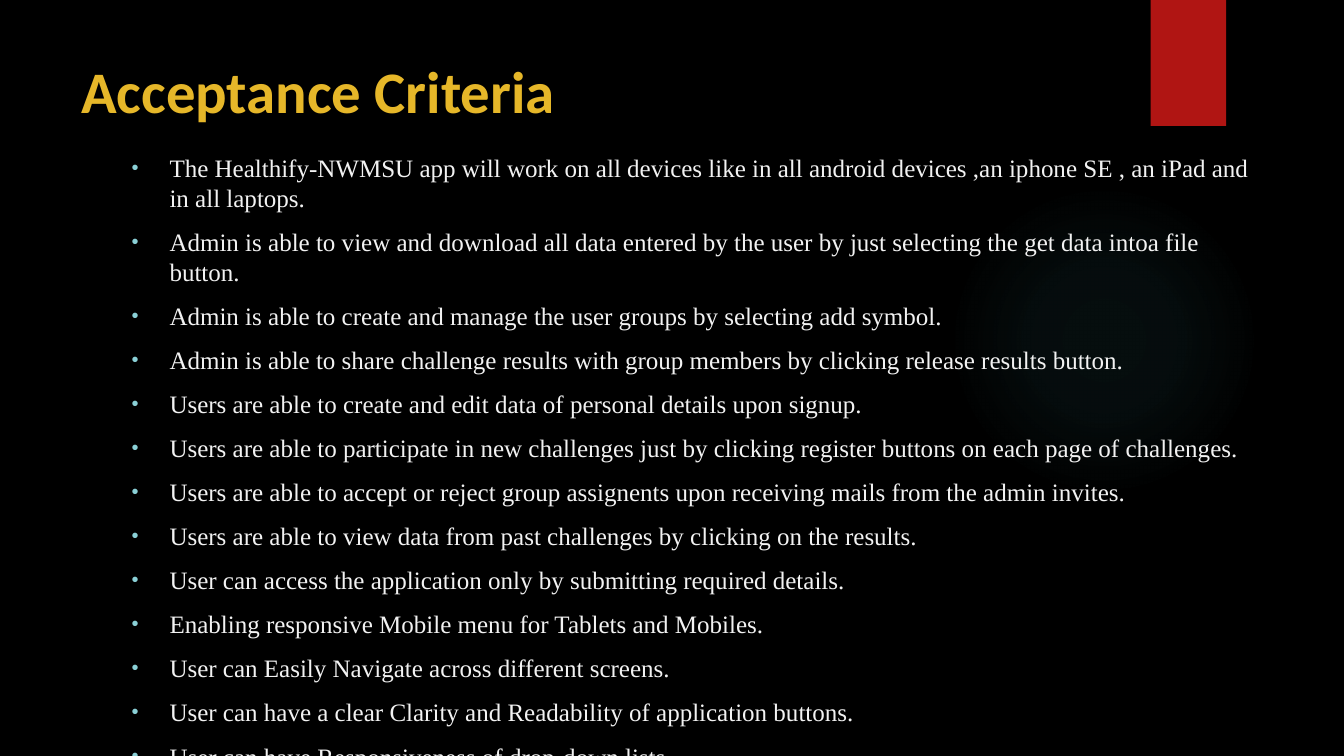
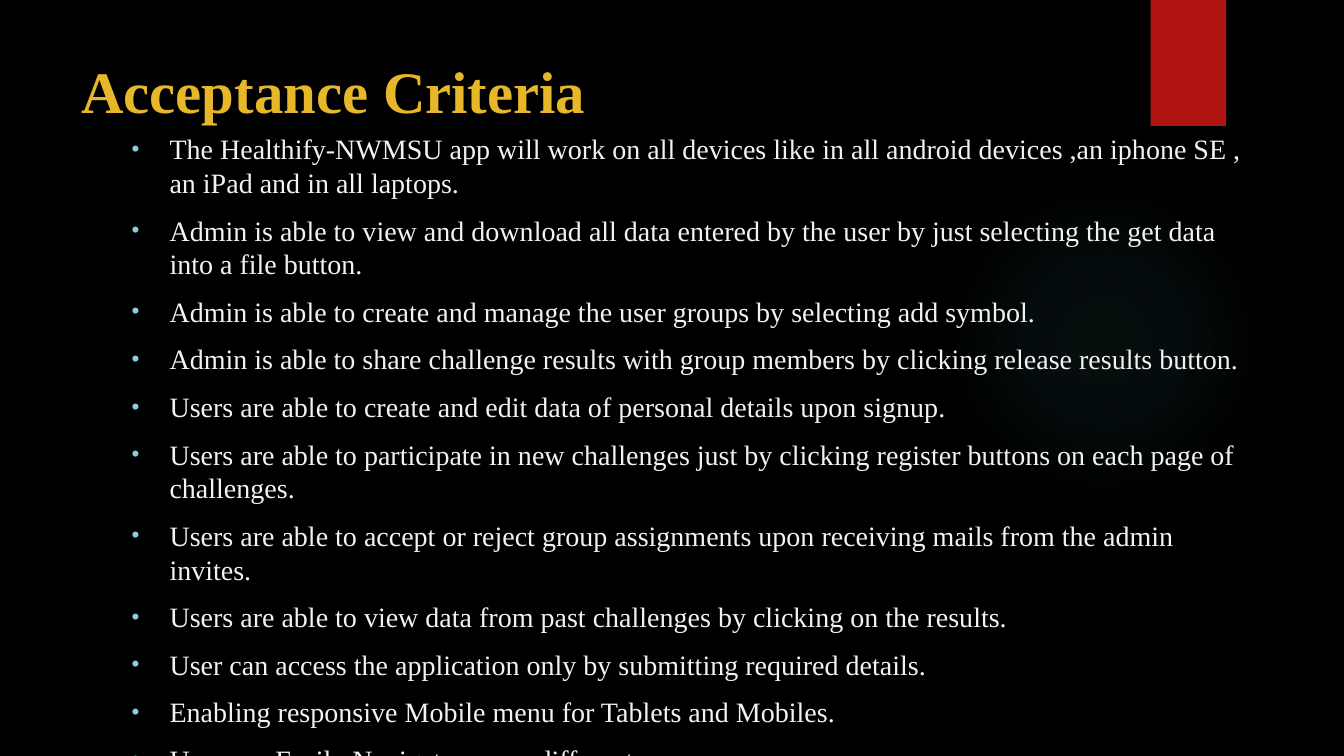
Before and after one commit to sowmyathogiti/Healthify, a slide deck: slide 4 of Healthify-NWMSU.pptx (slide 5 before the commit). Drawn at 1344x756 pixels with LibreOffice and Linux fonts; fonts in the diff are those of the drawing; background and template pictures are left out. Boxes give left, top, right and bottom in pixels: in the first picture for what was removed or moved away, otherwise in the second. Text is boxed around its words. In the diff, an @@ line names an element or a change of style, - is before the commit and + after.

Commit message:
Updated ppt

```diff
--- a/Healthify-NWMSU.pptx
+++ b/Healthify-NWMSU.pptx
@@ title "Acceptance Criteria" at [81, 72, 585, 124]: font Calibri to Times New Roman @@
@@ text at [170, 139, 1238, 728]: paragraph removed @@
-• User can Distinguish the inactive buttons from active buttons.
@@ text "The Healthify-NWMSU app will work ...": place and size @@
-text "The Healthify-NWMSU app will work ..." at [170, 159, 1248, 727]
+text "The Healthify-NWMSU app will work ..." at [170, 139, 1238, 728]
@@ text at [170, 139, 1238, 728]: size 17.9 to 20 pt in "The Healthify-NWMSU app will work on all ...", "Admin is able to create and manage ...", "Admin is able to share challenge results ...", "Users are able to create and edit ..." and 6 more places @@
@@ text at [170, 221, 1216, 275]: text changed; size 17.9 to 20 pt @@
-• Admin is able to view and download all data entered by the user by just selecting the get data intoa file button.
+• Admin is able to view and download all data entered by the user by just selecting the get data into a file button.
@@ text at [170, 526, 1173, 581]: text changed; size 17.9 to 20 pt @@
-• Users are able to accept or reject group assignents upon receiving mails from the admin invites.
+• Users are able to accept or reject group assignments upon receiving mails from the admin invites.
@@ text at [170, 703, 853, 727]: paragraph removed @@
-• User can have a clear Clarity and Readability of application buttons.
```
Also in this commit, not shown: 2 other slides changed, 1 slide added.
